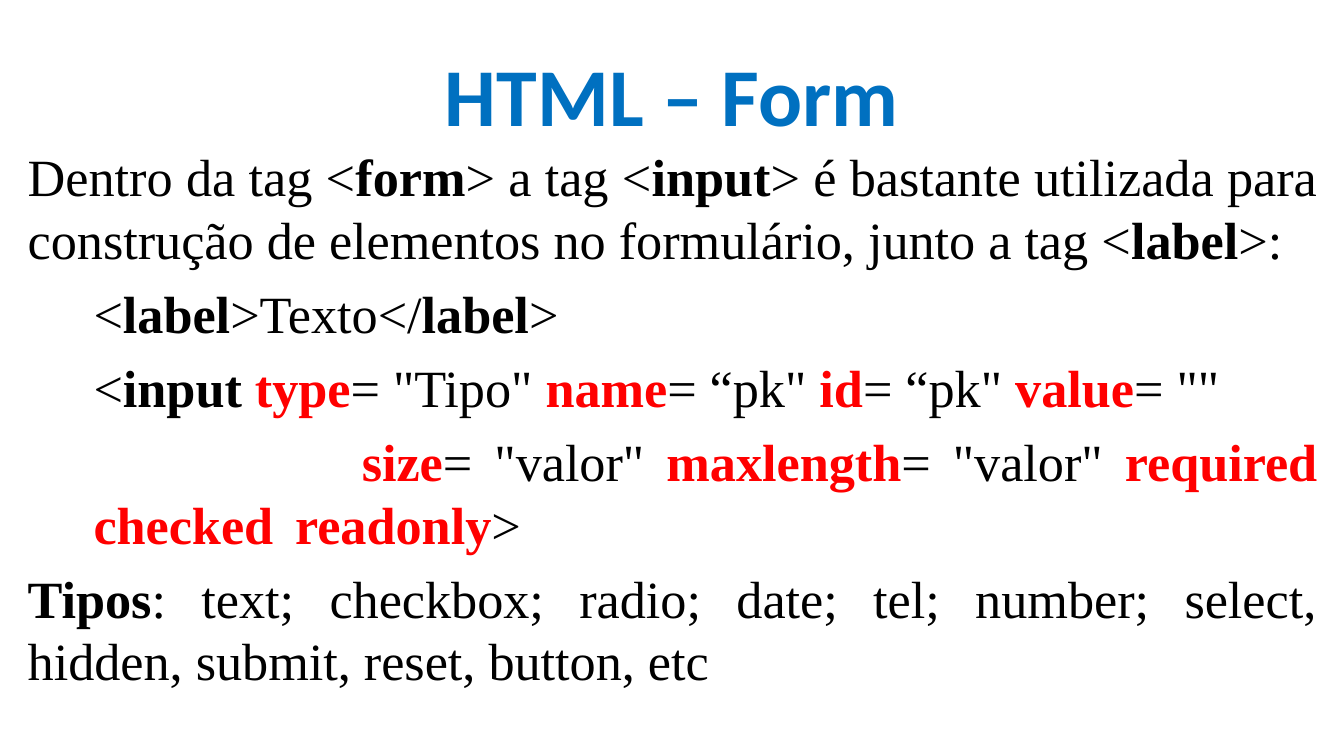
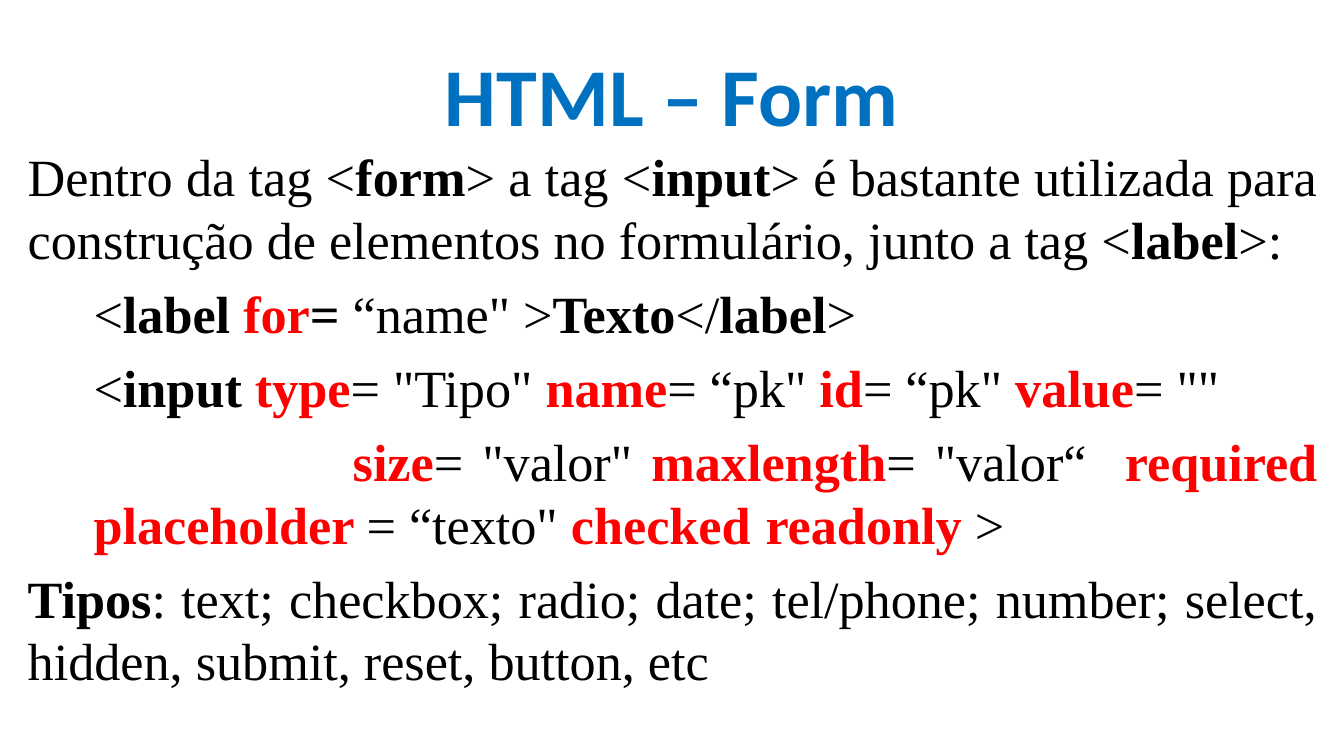
Before and after one commit to CloudEducationBrazil/WydenDesenvolvimentoWebPHP, a slide deck: slide 43 of 01 Classes/Aula 04 Desenvolvimento Web - HTML.pptx. Drawn at 1344x756 pixels with LibreOffice and Linux fonts; fonts in the diff are those of the drawing; background and template pictures are left out. Boxes give left, top, right and bottom in pixels: in the first picture for what was removed or moved away, otherwise in the second. Text is boxed around its words. In the diff, an @@ line names an element or a change of style, - is before the commit and + after.

```diff
--- a/01 Classes/Aula 04 Desenvolvimento Web - HTML.pptx
+++ b/01 Classes/Aula 04 Desenvolvimento Web - HTML.pptx
@@ text at [94, 296, 856, 334]: text changed; bold on @@
-  <label>Texto</label>
+  <label for= “name" >Texto</label>
@@ text at [28, 444, 1317, 688]: text changed @@
-  size= "valor" maxlength= "valor" required checked readonly>
-  Tipos: text; checkbox; radio; date; tel; number; select, hidden, submit, reset, button, etc
+  size= "valor" maxlength= "valor“ required placeholder = “texto" checked readonly >
+  Tipos: text; checkbox; radio; date; tel/phone; number; select, hidden, submit, reset, button, etc
```
Also in this commit, not shown: 2 other files.
